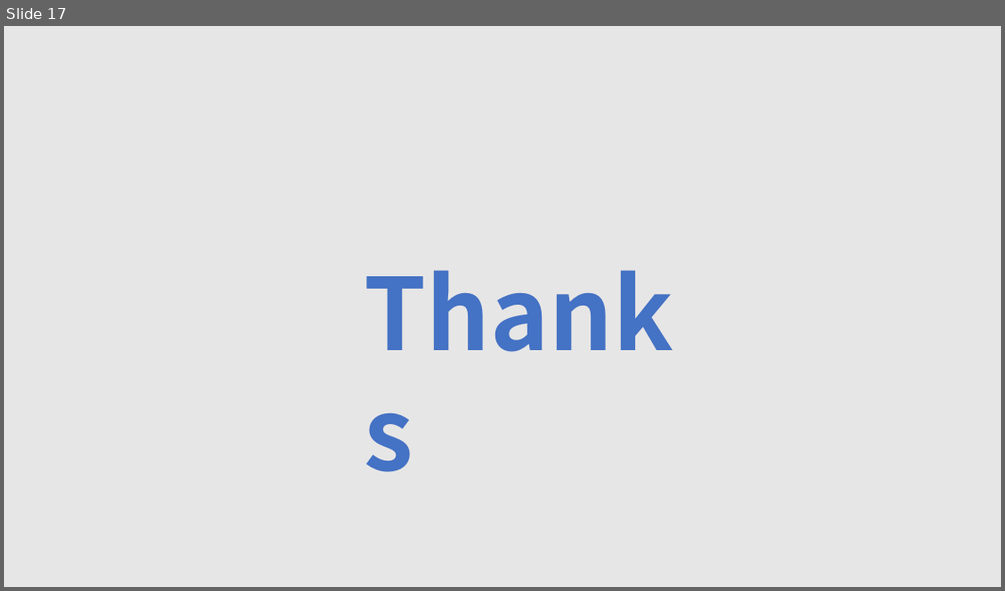
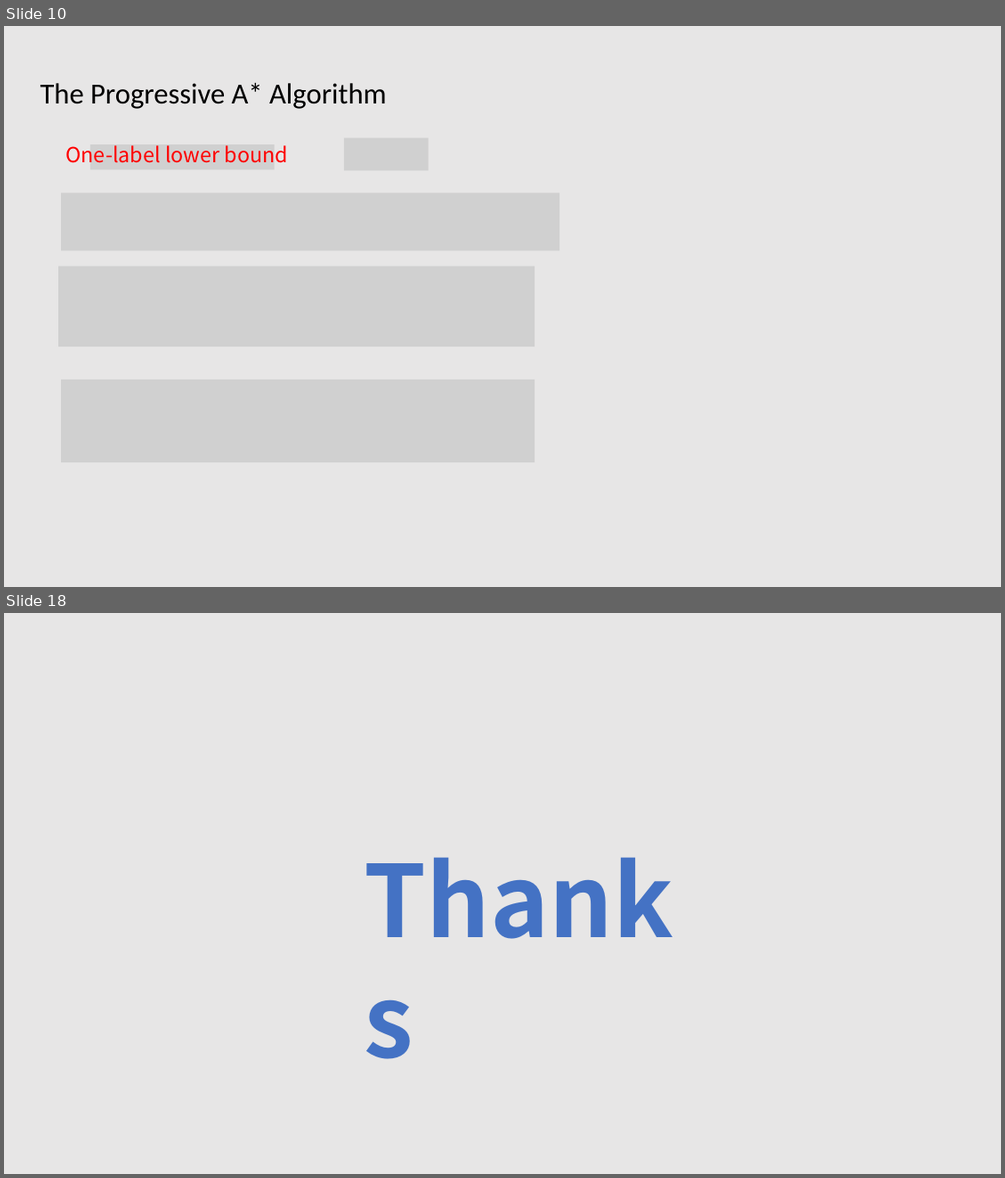
Before and after one commit to tianzhuwei/PPT, a slide deck: Efficient and Progressive GST Search.pptx. Shown one above the other, each under a label of ours: slide 17 before the commit, slides 10 and 18 after it; the slides between them are not shown. The pictures are 1005x591 and 1005x1178 pixels, drawn with LibreOffice and Linux fonts; fonts in the diff are those of the drawing; grey boxes stand for pictures. Boxes give left, top, right and bottom in pixels: in the first picture for what was removed or moved away, otherwise in the second. Text is boxed around its words. In the diff, an @@ line names an element or a change of style, - is before the commit and + after.

```diff
--- a/Efficient and Progressive GST Search.pptx
+++ b/Efficient and Progressive GST Search.pptx
@@ slide 10 added at (4,26,1001,587), background #E7E6E6 @@
@@ text added at (40,82,387,109), 28 pt, text #000000 @@
+The Progressive A* Algorithm
@@ text added at (65,145,288,163), 20 pt, text #FF0000 @@
+One-label lower bound
@@ picture added at (90,144,274,169) @@
@@ picture added at (344,138,429,171) @@
@@ picture added at (61,192,559,250) @@
@@ picture added at (58,266,535,346) @@
@@ picture added at (61,379,534,462) @@
@@ what was slide 17 is now slide 18 @@
```
Also in this commit, not shown: 7 slides changed, 3 other slides added, 2 slides removed.
